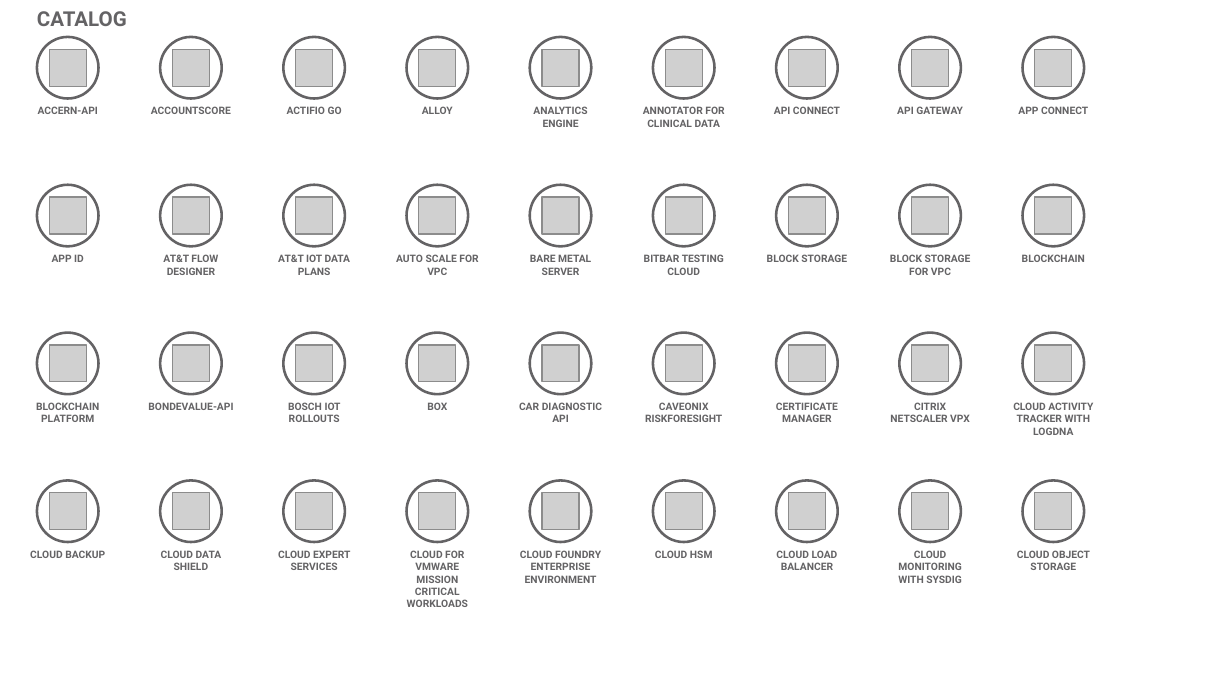
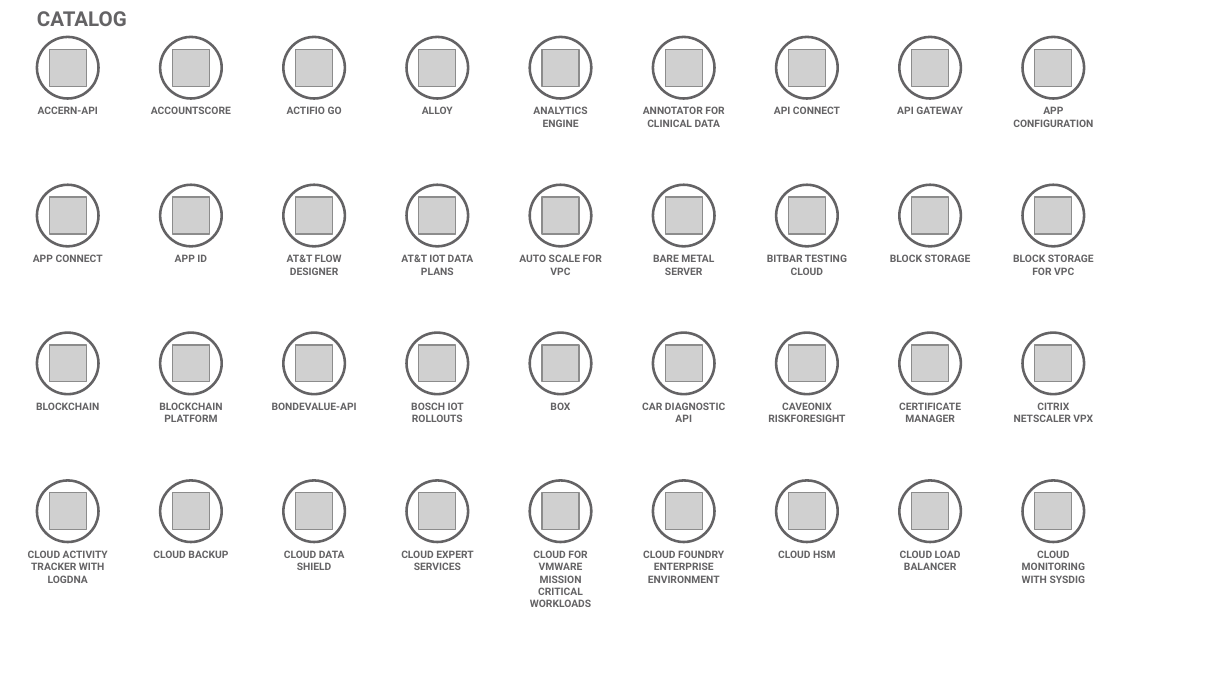
Before and after one commit to l2fprod/myarchitecture, a slide deck: slide 3 of mycatalog-architecture-diagram-template.pptx. Drawn at 1232x693 pixels with LibreOffice and Linux fonts; fonts in the diff are those of the drawing; grey boxes stand for pictures. Boxes give left, top, right and bottom in pixels: in the first picture for what was removed or moved away, otherwise in the second. Text is boxed around its words. In the diff, an @@ line names an element or a change of style, - is before the commit and + after.

```diff
--- a/mycatalog-architecture-diagram-template.pptx
+++ b/mycatalog-architecture-diagram-template.pptx
@@ text at box(1013, 106, 1093, 127): text changed @@
-APP CONNECT
+APP CONFIGURATION
@@ text at box(33, 254, 103, 262): text changed @@
-APP ID
+APP CONNECT
@@ text at box(175, 254, 207, 262): text changed @@
-AT&T FLOW DESIGNER
+APP ID
@@ text at box(287, 254, 342, 275): text changed @@
-AT&T IOT DATA PLANS
+AT&T FLOW DESIGNER
@@ text added at box(401, 254, 474, 275), 6 pt, text #646365, bold @@
+AT&T IOT DATA PLANS
@@ text removed at box(767, 254, 847, 262) @@
-BLOCK STORAGE
@@ text at box(890, 254, 971, 262): text changed @@
-BLOCK STORAGE FOR VPC
+BLOCK STORAGE
@@ text at box(1013, 254, 1094, 275): text changed @@
-BLOCKCHAIN
+BLOCK STORAGE FOR VPC
@@ text at box(36, 402, 99, 410): text changed @@
-BLOCKCHAIN PLATFORM
+BLOCKCHAIN
@@ text added at box(159, 402, 222, 422), 6 pt, text #646365, bold @@
+BLOCKCHAIN PLATFORM
@@ text removed at box(1013, 402, 1093, 435) @@
-CLOUD ACTIVITY TRACKER WITH LOGDNA
@@ text at box(28, 550, 108, 583): text changed @@
-CLOUD BACKUP
+CLOUD ACTIVITY TRACKER WITH LOGDNA
@@ text at box(153, 550, 228, 558): text changed @@
-CLOUD DATA SHIELD
+CLOUD BACKUP
@@ text at box(284, 550, 345, 570): text changed @@
-CLOUD EXPERT SERVICES
+CLOUD DATA SHIELD
@@ text added at box(401, 550, 473, 570), 6 pt, text #646365, bold @@
+CLOUD EXPERT SERVICES
@@ 13 texts: place and size @@
-13 texts at box(148, 254, 970, 607)
+13 texts at box(272, 254, 1093, 607)
@@ text removed at box(655, 550, 713, 558) @@
-CLOUD HSM
@@ text at box(778, 550, 836, 558): text changed @@
-CLOUD LOAD BALANCER
+CLOUD HSM
@@ text added at box(900, 550, 961, 570), 6 pt, text #646365, bold @@
+CLOUD LOAD BALANCER
@@ text removed at box(1017, 550, 1090, 570) @@
-CLOUD OBJECT STORAGE
```
Also in this commit, not shown: 6 other slides changed, 1 other file.
